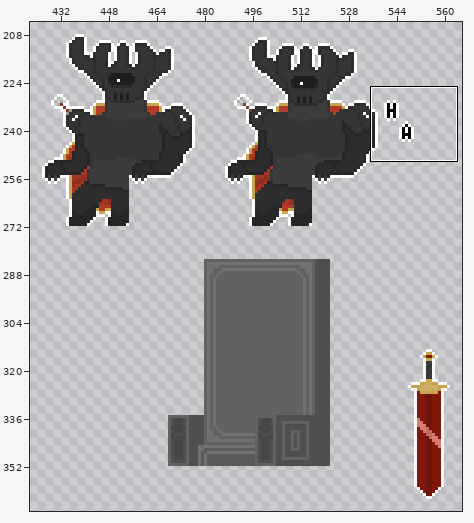
Pixel-art file: Assets/Sprites/DemonKing.aseprite. Above, an overview of the earlier version with the close-up marked.
Close-up. Before the edit:
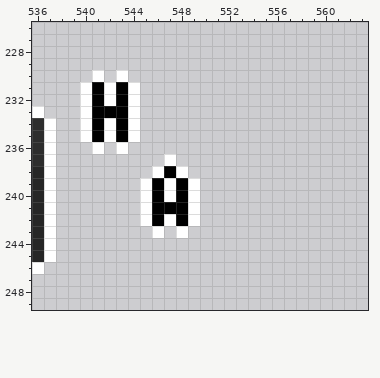
1000x1000 pixels, 1 frame. Colours within 5 levels of each other are drawn and written as one. Shown: x 536..563, y 226..249. The wide view leaves out empty margins.
After:
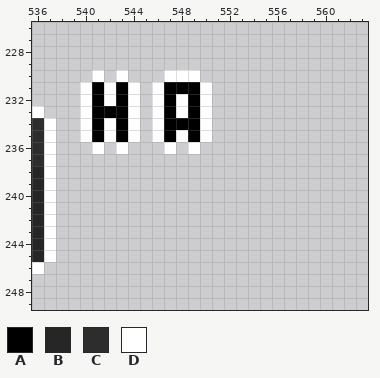
Palette (. is transparent): A #000000  B #262626  C #2d2d2d  D #ffffff
Diff:
Layer "DemonKing/Laugh":
y 230: x 547..549 ... -> DDD
y 231: x 546..550 ..... -> DAAAD
y 232..233: x 546..550 ..... -> DADAD
y 234: x 546..550 ..... -> DAAAD
y 235: x 546..550 ..... -> DADAD
y 236: x 547 . -> D; x 549 . -> D
y 237: x 547 D -> .
y 238: x 546..548 DAD -> ...
y 239..240: x 545..549 DADAD -> .....
y 241: x 545..549 DAAAD -> .....
y 242: x 545..549 DADAD -> .....
y 243: x 546 D -> .; x 548 D -> .
